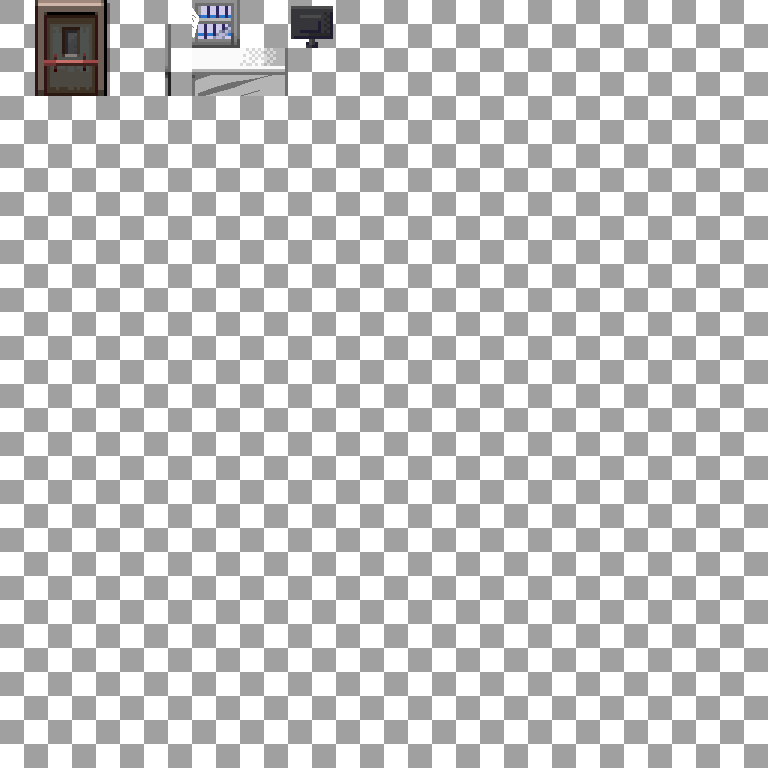
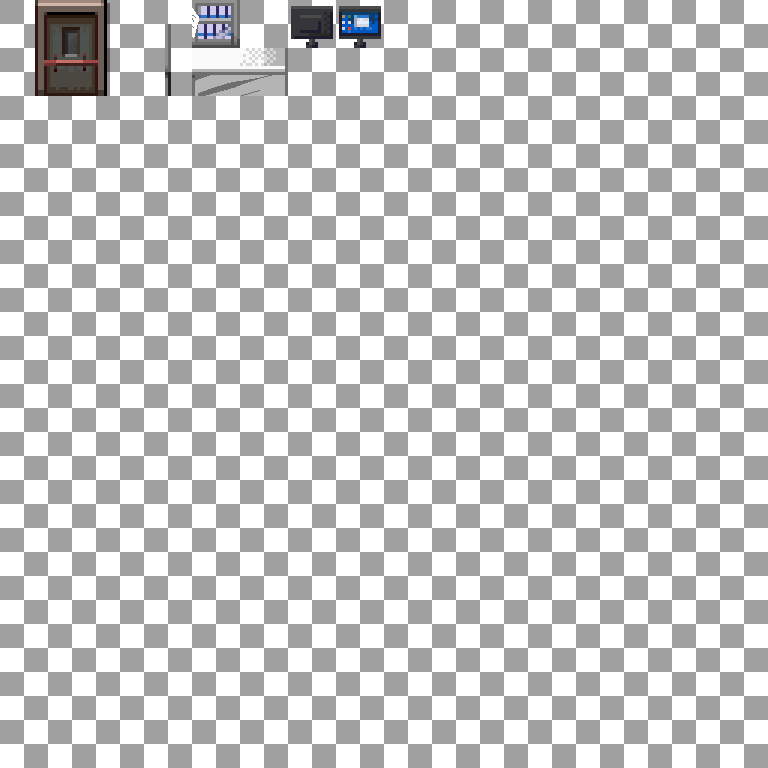
Before/after of a 768 × 768 layered artwork. What changed in the layer stack:
added layer "Layer 4" above "HIDE BEFORE SAFE" over [339, 6, 381, 48]
